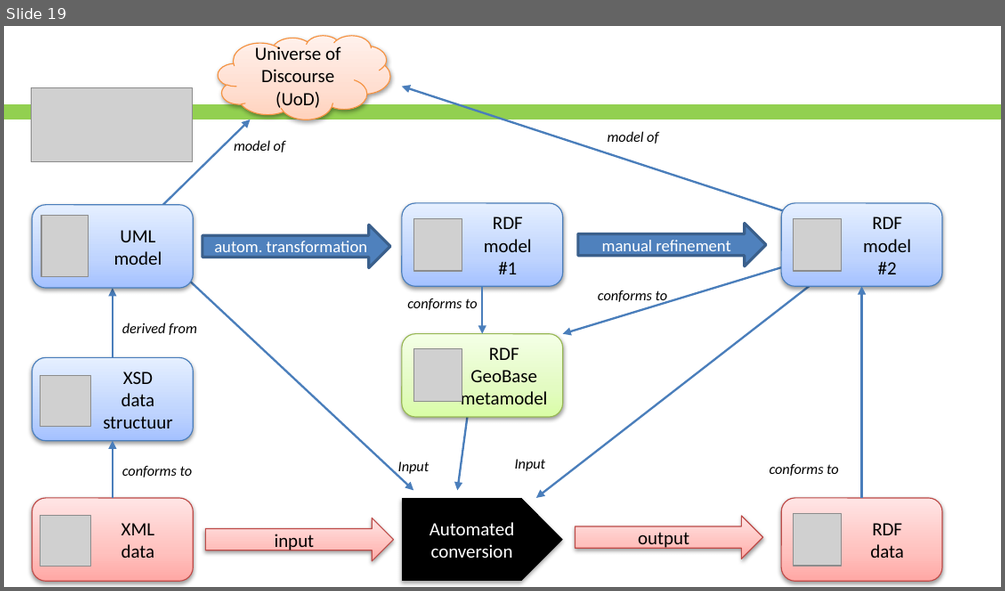
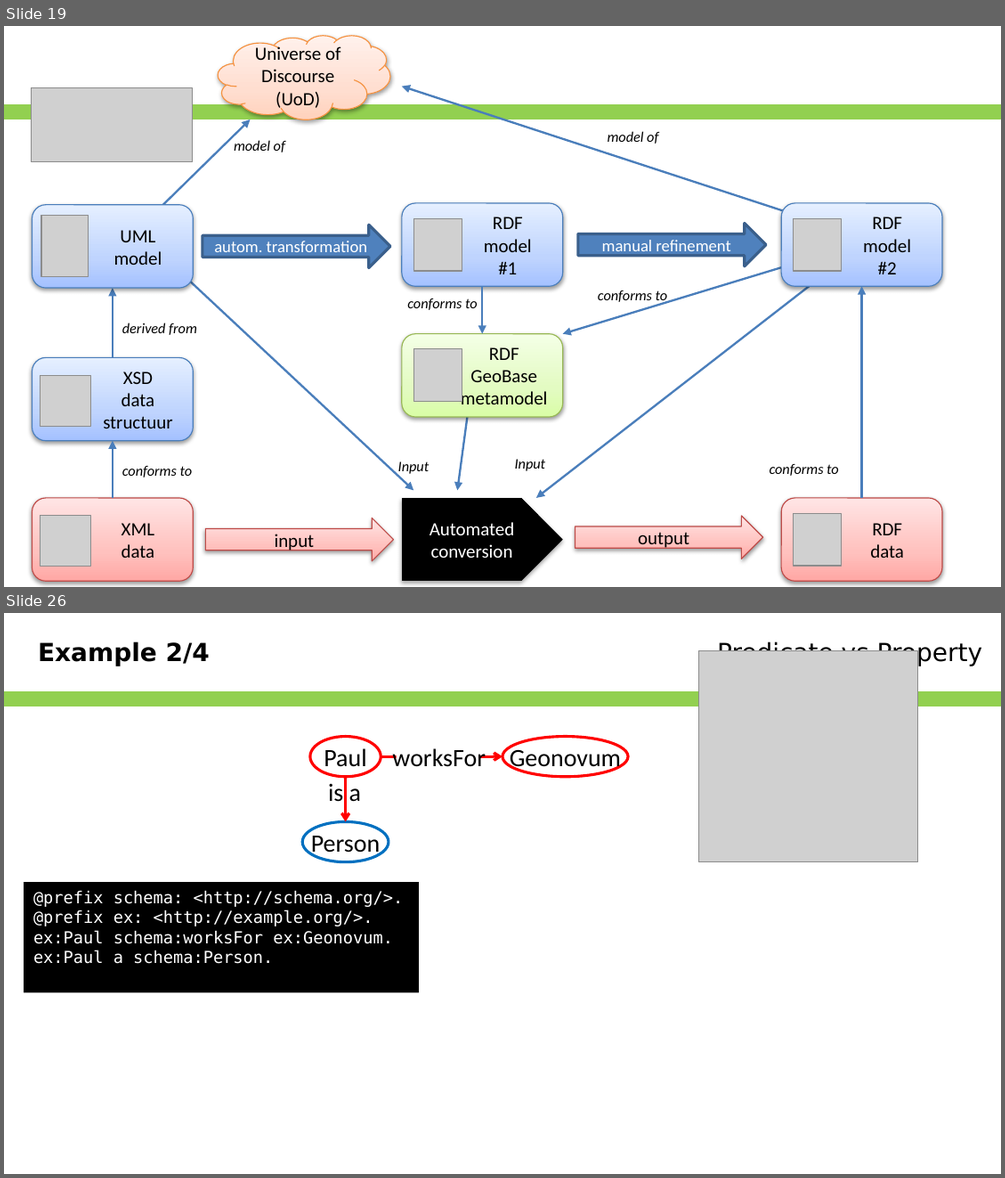
Before and after one commit to Geonovum/NEN3610-Linkeddata, a slide deck: Presentations/NEN3610-LD and ISO19103.pptx. Shown one above the other, each under a label of ours: slide 19 before the commit, slides 19 and 26 after it; the slides between them are not shown. The pictures are 1005x591 and 1005x1178 pixels, drawn with LibreOffice and Linux fonts; fonts in the diff are those of the drawing; grey boxes stand for pictures; background and template pictures are left out. Boxes give left, top, right and bottom in pixels: in the first picture for what was removed or moved away, otherwise in the second. Text is boxed around its words. In the diff, an @@ line names an element or a change of style, - is before the commit and + after.

```diff
--- a/Presentations/NEN3610-LD and ISO19103.pptx
+++ b/Presentations/NEN3610-LD and ISO19103.pptx
@@ slide 26 added at box(4, 613, 1001, 1174), background #FFFFFF; not listed: 1 template element that a slide beside it also shows @@
@@ text added at box(38, 641, 210, 666), 18 pt, text #000000, bold @@
+Example 2/4
@@ picture added at box(699, 651, 918, 861) @@
@@ text added at box(717, 641, 982, 666), 18 pt, text #000000 @@
+Predicate vs Property
@@ ellipse added at box(310, 737, 380, 777), outline #FF0000 2 pt, 18 pt, text #000000 @@
+Paul
@@ ellipse added at box(502, 737, 628, 777), outline #FF0000 2 pt, 18 pt, text #000000 @@
+Geonovum
@@ arrow added from (380, 756) to (502, 756), #FF0000 2 pt @@
@@ text added at box(392, 748, 485, 767), 18 pt, text #000000 @@
+worksFor
@@ rectangle added at box(396, 748, 478, 764), fill #FFFFFF @@
@@ text added at box(328, 783, 361, 802), 18 pt, text #000000 @@
+is a
@@ arrow added from (346, 777) to (346, 821), #FF0000 2 pt @@
@@ ellipse added at box(302, 821, 388, 861), outline #0070C0 2 pt, 18 pt, text #000000 @@
+Person
@@ rectangle added at box(24, 882, 419, 993), fill #000000, 12 pt, text #FFFFFF @@
+@prefix schema: <http://schema.org/>.
+@prefix ex: <http://example.org/>.
+ex:Paul schema:worksFor ex:Geonovum.
+ex:Paul a schema:Person.
```
Also in this commit, not shown: 5 slides changed, 15 other slides added, 4 slides removed.
